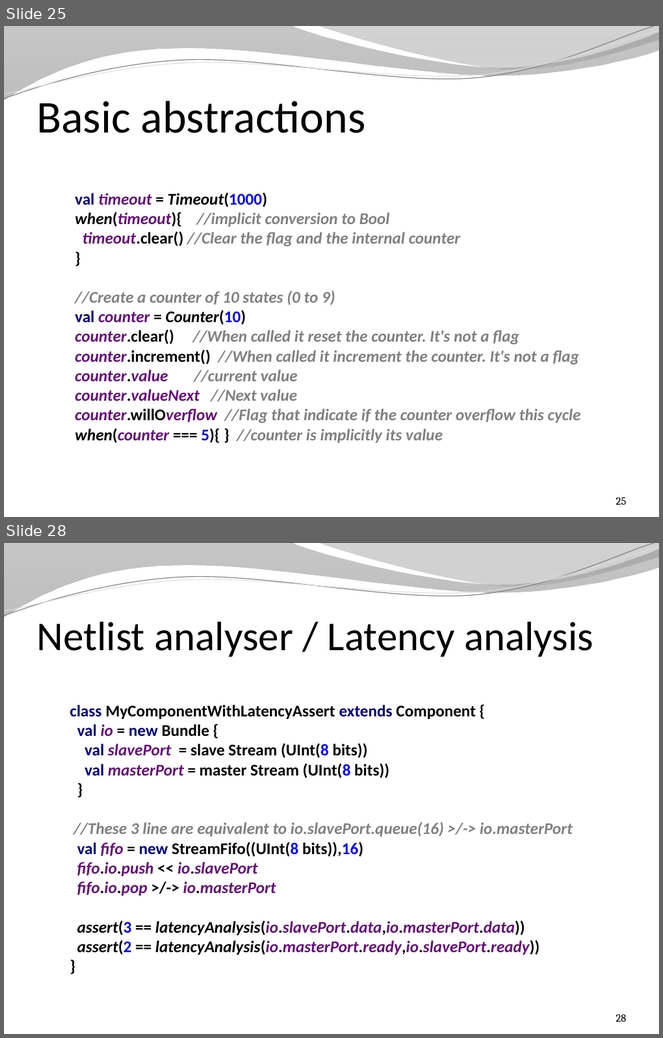
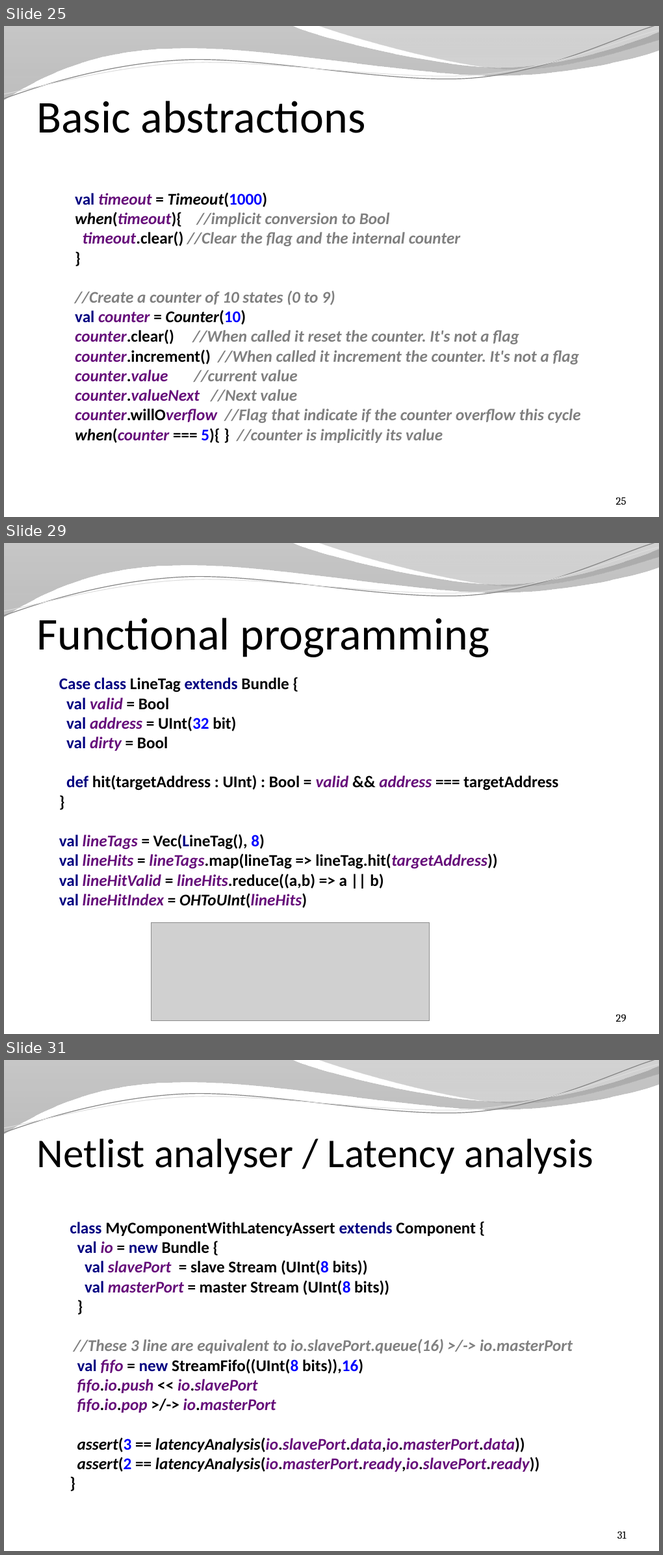
Before and after one commit to SpinalHDL/SpinalDoc, a slide deck: presentation/en/presentation.pptx. Shown one above the other, each under a label of ours: slides 25 and 28 before the commit, slides 25, 29 and 31 after it; the slides between them are not shown. The pictures are 663x1038 and 663x1555 pixels, drawn with LibreOffice and Linux fonts; fonts in the diff are those of the drawing; grey boxes stand for pictures; background and template pictures are left out. Boxes give left, top, right and bottom in pixels: in the first picture for what was removed or moved away, otherwise in the second. Text is boxed around its words. In the diff, an @@ line names an element or a change of style, - is before the commit and + after.

```diff
--- a/presentation/en/presentation.pptx
+++ b/presentation/en/presentation.pptx
@@ slide 29 added at <box>4,543,659,1034</box>, background picture (left out); not listed: 4 template elements that a slide beside it also shows @@
@@ title added at <box>36,618,490,657</box>, 50 pt, text #000000 @@
+Functional programming
@@ text added at <box>59,678,558,908</box>, 18 pt, text #000000, bold @@
+Case class LineTag extends Bundle {
+val valid = Bool
+val address = UInt(32 bit)
+val dirty = Bool
+def hit(targetAddress : UInt) : Bool = valid && address === targetAddress
+}
+val lineTags = Vec(LineTag(), 8)
+val lineHits = lineTags.map(lineTag => lineTag.hit(targetAddress))
+val lineHitValid = lineHits.reduce((a,b) => a || b)
+val lineHitIndex = OHToUInt(lineHits)
@@ picture added at <box>151,923,429,1021</box> @@
@@ page number added at <box>616,1014,627,1022</box>, 12 pt, text #000000 @@
+29
@@ what was slide 28 is now slide 31 @@
@@ page number at <box>618,1531,627,1539</box>: text changed @@
-28
+31
```
Also in this commit, not shown: 2 slides changed, 3 other slides added, 1 other file.
